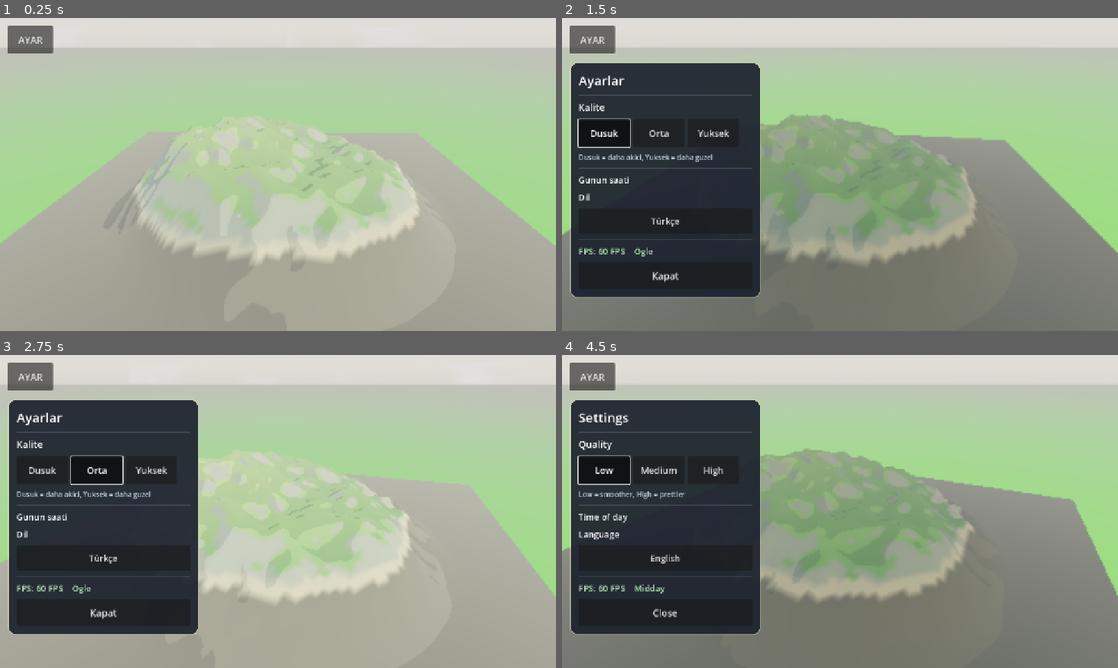
Above: before the commit, frames 1-4 (two rows, left to right).
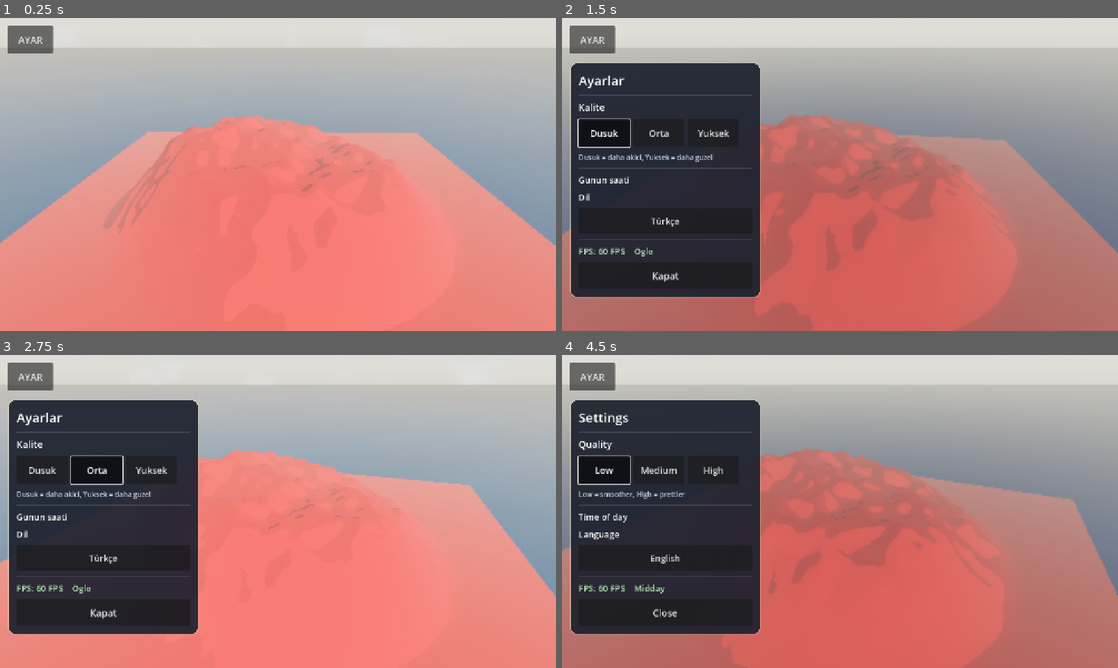
Above: after the commit, the same moments.

Repository: eraslan19j/game
Game: Godot game, scene res://scenes/world/world.tscn
Two runs of this game, one before a commit and one after it. Both use one fixed random seed, a clock stepped at 60 frames per second and the inputs below.
Inputs:
- Up to frame 1 (0.25 s): no input
- Up to frame 2 (1.5 s): click "AYAR" at 0.5 s; click "Dusuk" at 1.25 s
- Up to frame 3 (2.75 s): click "Orta" at 2 s
- Up to frame 4 (4.5 s): click "Yuksek" at 2.75 s; click "Türkçe" at 3.5 s; click "Low" at 4.25 s

The runs differ from the first frame. In frame 1, 78% of the frame differs, in the area x 0-100%, y 20-100%; in frame 2, 59%; in frame 3, 54%; in frame 4, 59%.

Commit message:
TEST (gecici): arazi kirmizi
Co-authored-by: arena-agent <297053741+arena-agent@users.noreply.github.com>

Diff:
--- a/scripts/world/terrain.gd
+++ b/scripts/world/terrain.gd
@@ -211,6 +211,7 @@
 
 ## Cizgi film havasi icin yukseklik/egime gore sabit renkler.
 func _color_for(h: float, normal_y: float) -> Color:
+	return Color(1.0, 0.0, 0.1)  # TEST
 	var deep_sand := Color(0.34, 0.33, 0.27)
 	var sand := Color(0.87, 0.78, 0.55)
 	var grass_low := Color(0.31, 0.58, 0.24)
--- a/shaders/water.gdshader
+++ b/shaders/water.gdshader
@@ -1,5 +1,5 @@
 shader_type spatial;
-render_mode unshaded, shadows_disabled;
+render_mode shadows_disabled;
 // Stilize su: hafif dalga (vertex), yari saydam, kiyida acik renk + kopuk.
 // Arazi yukseklik dokusu R kanalinda 0..1 olarak gelir.
 
@@ -57,11 +57,11 @@
 	float foam = 1.0 - smoothstep(0.0, 0.22, depth);
 	col = mix(col, foam_color.rgb, foam * 0.7);
 
-	ALBEDO = vec3(0.0, 1.0, 0.0);
+	ALBEDO = col * 0.96;
 	ROUGHNESS = 0.52;
 	METALLIC = 0.0;
 	SPECULAR = 0.04;
-	ALPHA = 1.0;
+	ALPHA = mix(alpha_shallow, alpha_deep, deep_mix) + foam * 0.15;
 	ALPHA = clamp(ALPHA, 0.0, 1.0);
 
 	// Hafif isilti (gunes parlamasi) icin normali kullaniyoruz; ekstra efekt yok.
Binary file changed: ci_screenshot_preview.png
